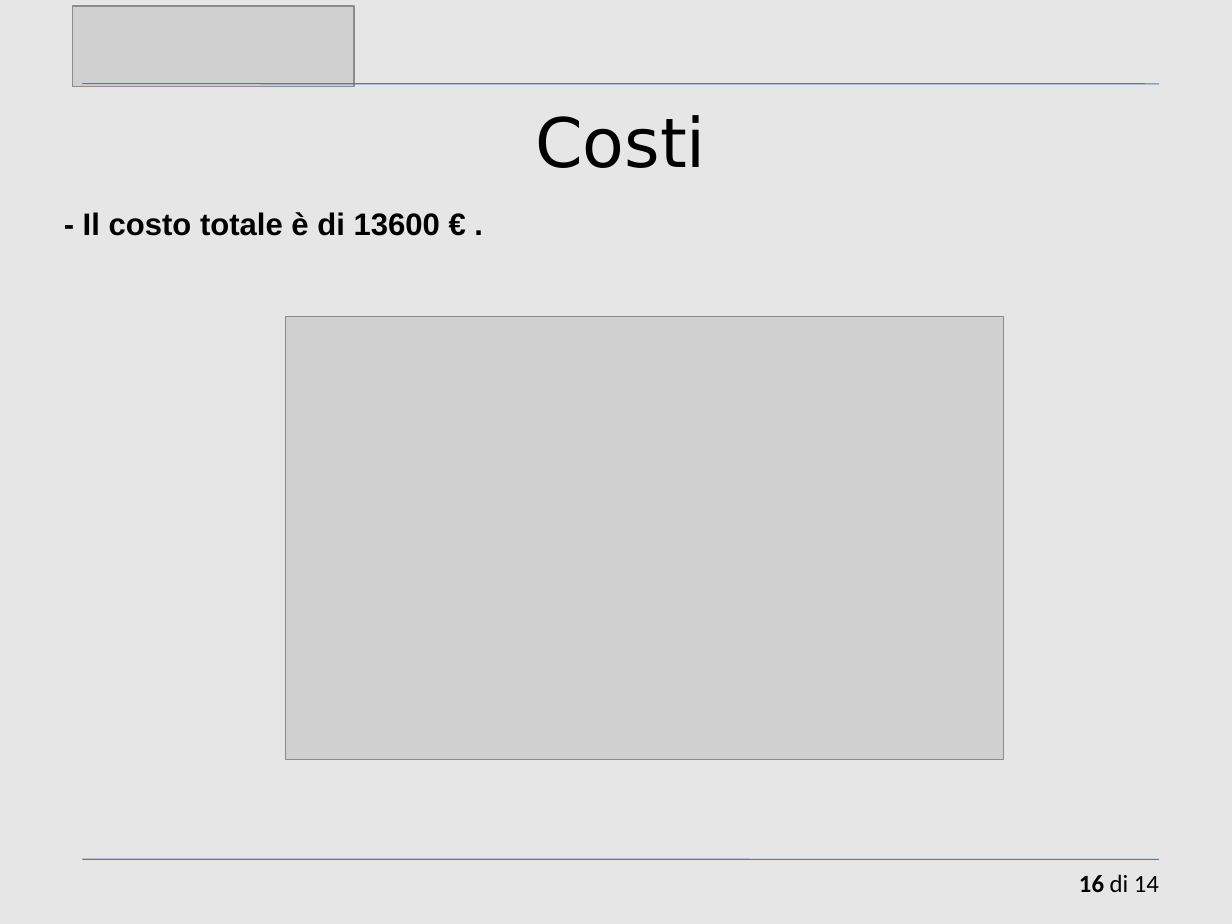
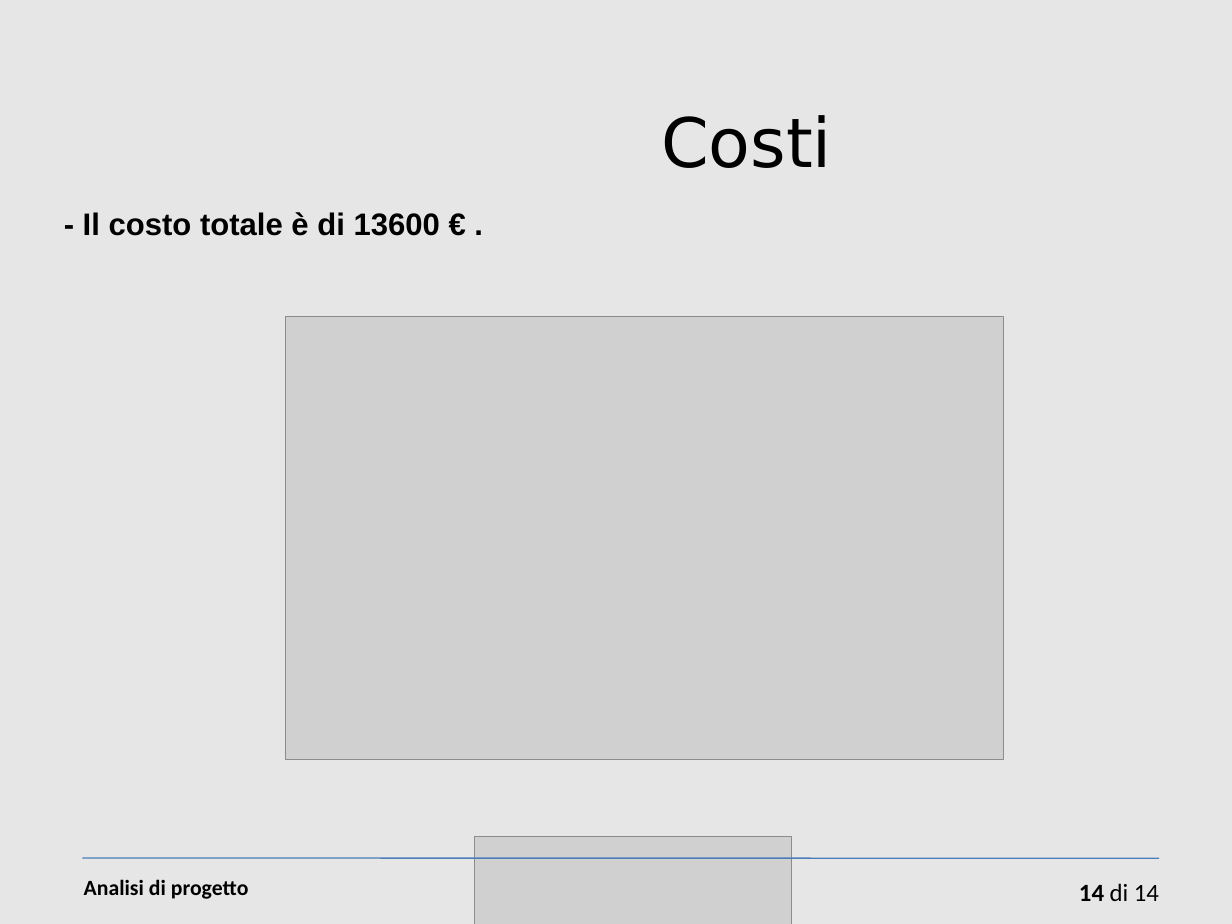
Before and after one commit to sevenfold-IS2011/woty_SGP, a slide deck: slide 14 of 1 descrizione del progetto/Presentazione-cap1.ppt (slide 16 before the commit). Drawn at 1232x924 pixels with LibreOffice and Linux fonts; fonts in the diff are those of the drawing; grey boxes stand for pictures. Boxes give left, top, right and bottom in pixels: in the first picture for what was removed or moved away, otherwise in the second. Text is boxed around its words. In the diff, an @@ line names an element or a change of style, - is before the commit and + after.

```diff
--- a/1 descrizione del progetto/Presentazione-cap1.ppt
+++ b/1 descrizione del progetto/Presentazione-cap1.ppt
@@ line removed from (83, 84) to (1159, 84) @@
@@ text "Costi": place and size @@
-text "Costi" at <box>535,115,706,168</box>
+text "Costi" at <box>661,115,832,168</box>
@@ picture: place and size @@
-picture at <box>73,6,354,86</box>
+picture at <box>475,836,793,924</box>
@@ line (83, 859) - (1159, 859): stroke #4A7EBB 0.74 pt to #4A7EBB 0.85 pt @@
@@ text added at <box>84,879,249,899</box>, 14 pt, text #000000, bold @@
+Analisi di progetto
@@ page number at <box>1079,883,1159,901</box>: text changed @@
-16 di 14
+14 di 14
```
Also in this commit, not shown: 11 other slides changed, 2 slides added, 4 slides removed, 1 other file.
